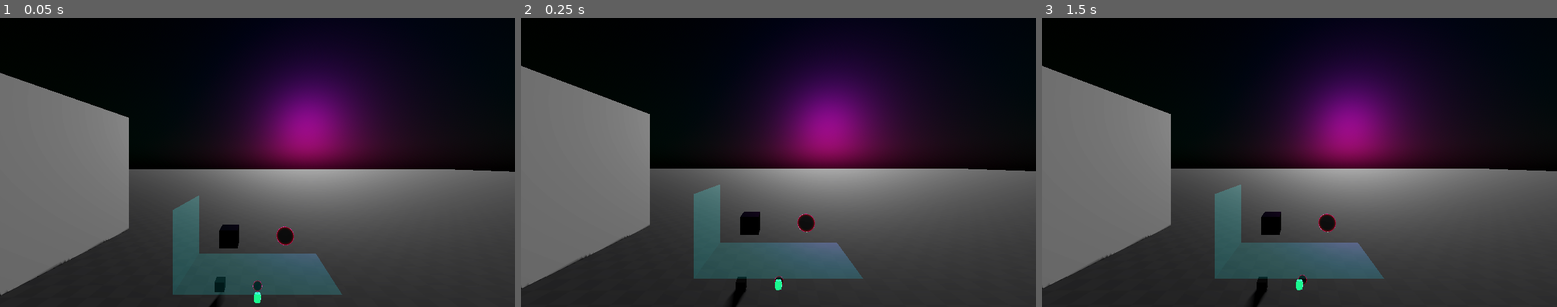
Above: before the commit, frames 1-3 (left to right).
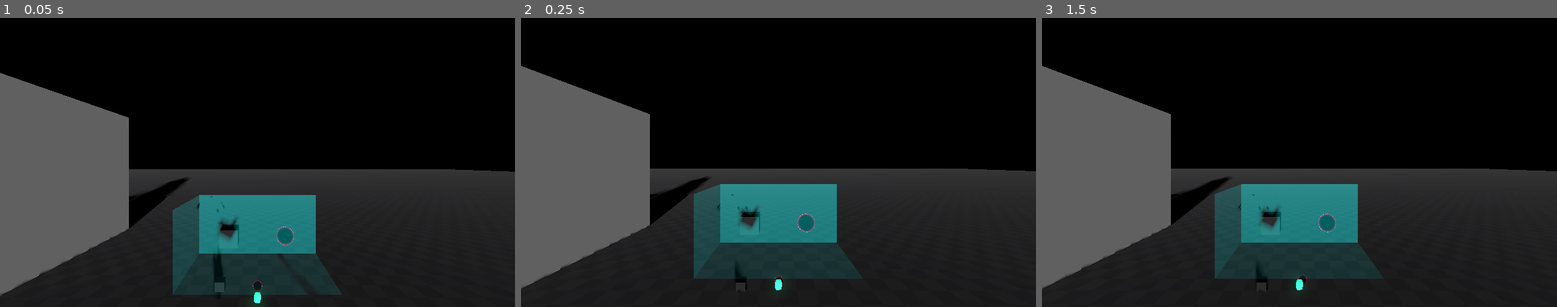
Above: after the commit, the same moments.

Repository: JD-The-65th/cyberbreak
Game: Godot game, scene res://levels/testing_environment.tscn
The game is run twice, just before and just after one commit, with the same random seed, the same clock (stepped at 60 frames per second) and the same inputs.
Inputs (mouse positions are in pixels of both pictures, inside the frame that each line leads up to):
- Up to frame 1 (0.05 s): no input
- Up to frame 2 (0.25 s): no input
- Up to frame 3 (1.5 s): move the mouse to (1412, 148) at 0.52 s; click (1412, 148) at 0.67 s; tap Enter at 1.25 s; drag from (1196, 176) to (1273, 220) at 1.27 s

The runs differ from the first frame. In frame 1, 45% of the frame differs, in the area x 0-100%, y 0-100%; in frame 2, 44%; in frame 3, 44%.

Commit message:
Add Lightmap Stuff

Diff:
--- a/levels/testing_environment.tscn
+++ b/levels/testing_environment.tscn
@@ -33,7 +33,9 @@
 uv1_triplanar = true
 
 [sub_resource type="BoxMesh" id="BoxMesh_slpun"]
+lightmap_size_hint = Vector2i(1004, 526)
 material = SubResource("StandardMaterial3D_2e21p")
+add_uv2 = true
 size = Vector3(100, 2, 100)
 
 [sub_resource type="PhysicsMaterial" id="PhysicsMaterial_e1ojm"]
@@ -43,12 +45,16 @@
 data = PackedVector3Array(-50, 1, 50, 50, 1, 50, -50, -1, 50, 50, 1, 50, 50, -1, 50, -50, -1, 50, 50, 1, -50, -50, 1, - …(356 unchanged characters)…
 
 [sub_resource type="BoxMesh" id="BoxMesh_wrg6n"]
+lightmap_size_hint = Vector2i(26, 56)
+add_uv2 = true
 size = Vector3(4, 3, 0.5)
 
 [sub_resource type="ConcavePolygonShape3D" id="ConcavePolygonShape3D_lbnb3"]
 data = PackedVector3Array(-2, 1.5, 0.25, 2, 1.5, 0.25, -2, -1.5, 0.25, 2, 1.5, 0.25, 2, -1.5, 0.25, -2, -1.5, 0.25, 2,  …(464 unchanged characters)…
 
 [sub_resource type="BoxMesh" id="BoxMesh_t15mw"]
+lightmap_size_hint = Vector2i(26, 46)
+add_uv2 = true
 size = Vector3(4, 2, 0.5)
 
 [sub_resource type="ConcavePolygonShape3D" id="ConcavePolygonShape3D_ejfl3"]
@@ -60,7 +66,8 @@
 environment = SubResource("Environment_tjlfa")
 
 [node name="DirectionalLight3D" type="DirectionalLight3D" parent="."]
-transform = Transform3D(-0.866025, -0.433013, 0.250001, -0.392572, 0.898515, 0.196364, -0.309657, 0.0719127, -0.948125, 0, 0, 0)
+transform = Transform3D(-0.866025, -0.433013, 0.25, 0.472865, -0.871775, 0.128091, 0.162478, 0.229146, 0.959736, 0, 0, 0)
+light_bake_mode = 1
 shadow_enabled = true
 directional_shadow_mode = 1
 
